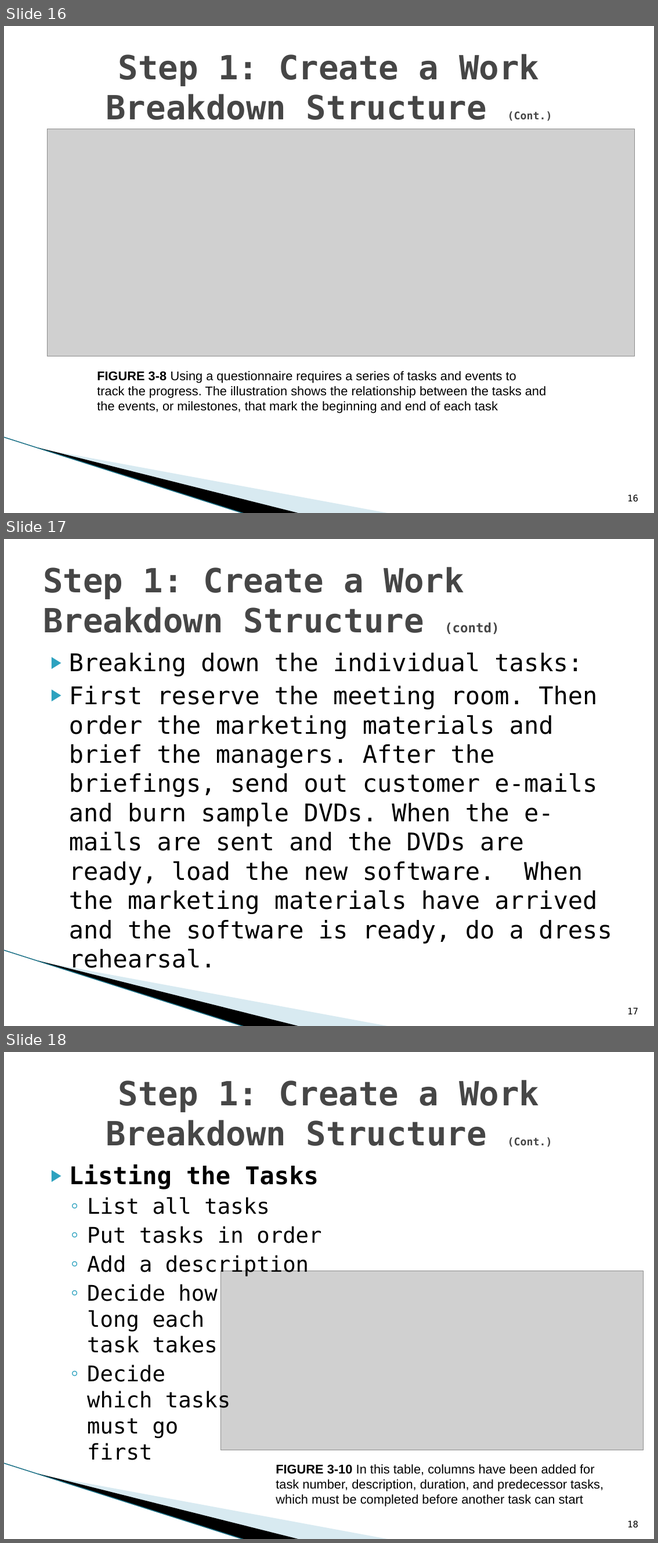
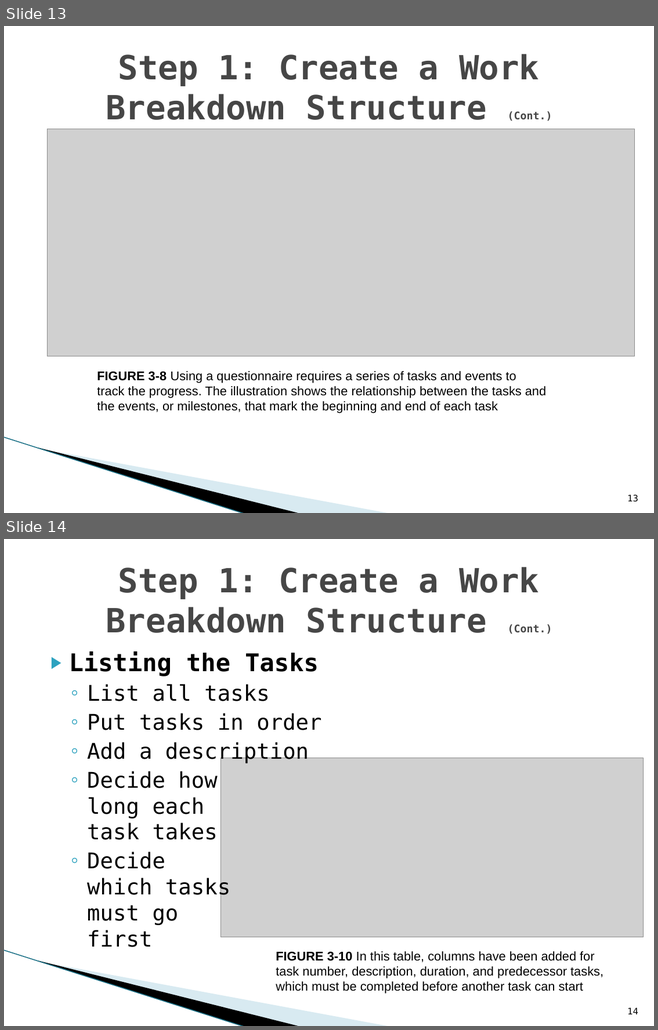
Before and after one commit to HarrisonSuffka/ITSE-1450, a slide deck: Power Points/Chapter 3.pptx. Shown one above the other, each under a label of ours: slides 16, 17 and 18 before the commit, slides 13 and 14 after it. The pictures are 658x1543 and 658x1030 pixels, drawn with LibreOffice and Linux fonts; fonts in the diff are those of the drawing; grey boxes stand for pictures; background and template pictures are left out. Boxes give left, top, right and bottom in pixels: in the first picture for what was removed or moved away, otherwise in the second. Text is boxed around its words. In the diff, an @@ line names an element or a change of style, - is before the commit and + after.

```diff
--- a/Power Points/Chapter 3.pptx
+++ b/Power Points/Chapter 3.pptx
@@ slide 17 removed at [4,539,654,1026], background #FFFFFF; not listed: 3 template elements that a slide beside it also shows @@
@@ title removed at [43,567,499,634] @@
-Step 1: Create a Work Breakdown Structure (contd)
@@ text removed at [69,653,611,973] @@
-▶ Breaking down the individual tasks:
-▶ First reserve the meeting room. Then order the marketing materials and brief the managers. After the briefings, send out customer e-mails and burn sample DVDs. When the e-mails are sent and the DVDs are ready, load the new software. When the marketing materials have arrived and the software is ready, do a dress rehearsal.
@@ page number removed at [627,1008,638,1015] @@
-17
@@ what was slide 16 is now slide 13 @@
@@ page number at [627,495,638,502]: text changed @@
-16
+13
@@ what was slide 18 is now slide 14 @@
@@ page number at [627,1008,638,1015]: text changed @@
-18
+14
```
Also in this commit, not shown: 1 slide changed, 4 other slides removed, 7 other files.
